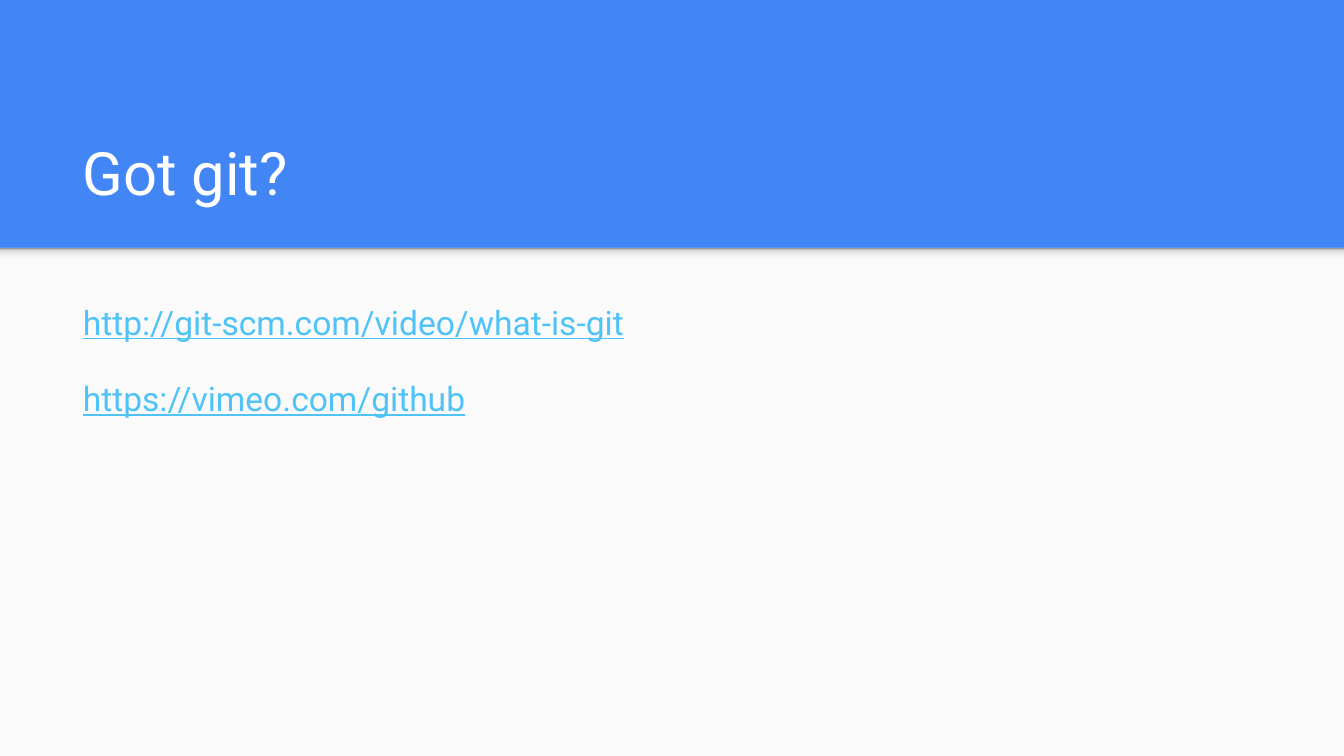
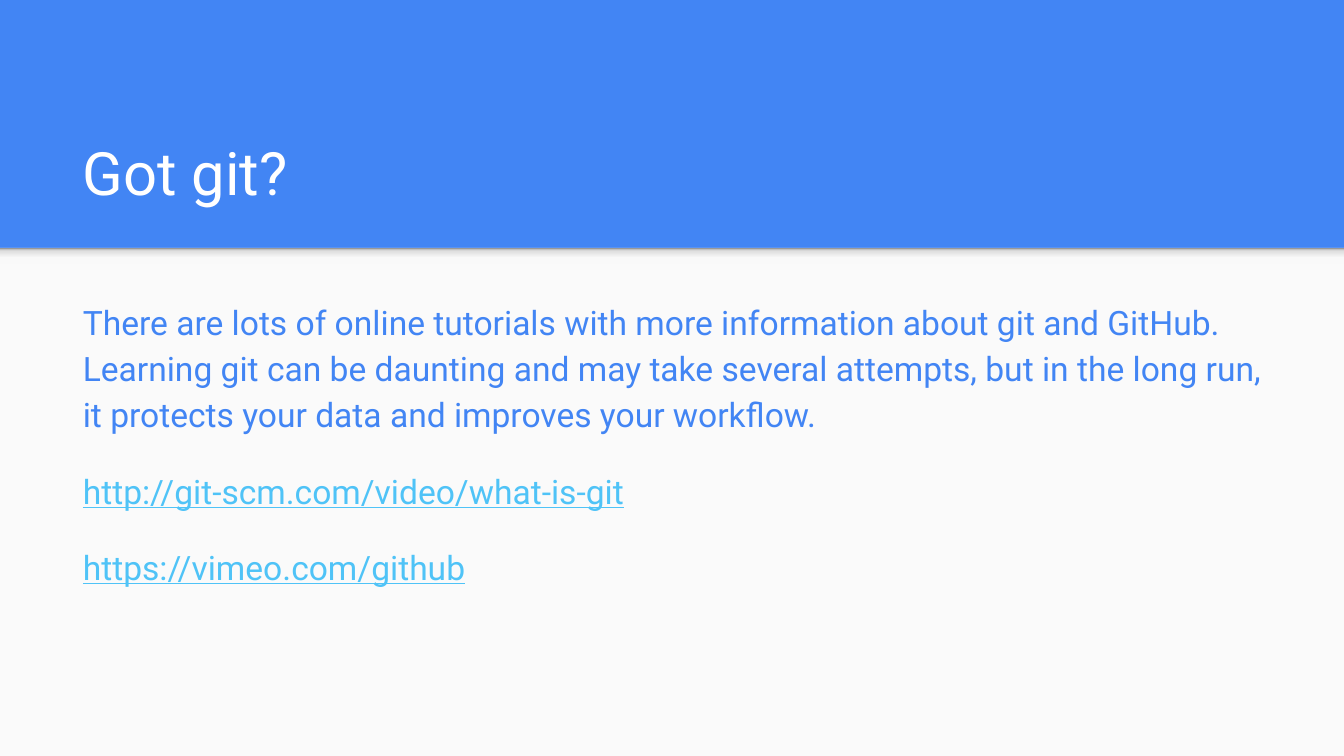
Before and after one commit to jojokarlin/Git_DRI_Jan_2017, a slide deck: slide 29 of GitHub.pptx (slide 32 before the commit). Drawn at 1344x756 pixels with LibreOffice and Linux fonts; fonts in the diff are those of the drawing. Boxes give left, top, right and bottom in pixels: in the first picture for what was removed or moved away, otherwise in the second. Text is boxed around its words. In the diff, an @@ line names an element or a change of style, - is before the commit and + after.

```diff
--- a/GitHub.pptx
+++ b/GitHub.pptx
@@ text at box(83, 309, 1261, 434): paragraph added @@
+There are lots of online tutorials with more information about git and GitHub. Learning git can be daunting and may take several attempts, but in the long run, it protects your data and improves your workflow.
```
Also in this commit, not shown: 7 other slides changed, 3 slides removed, 5 other files.
